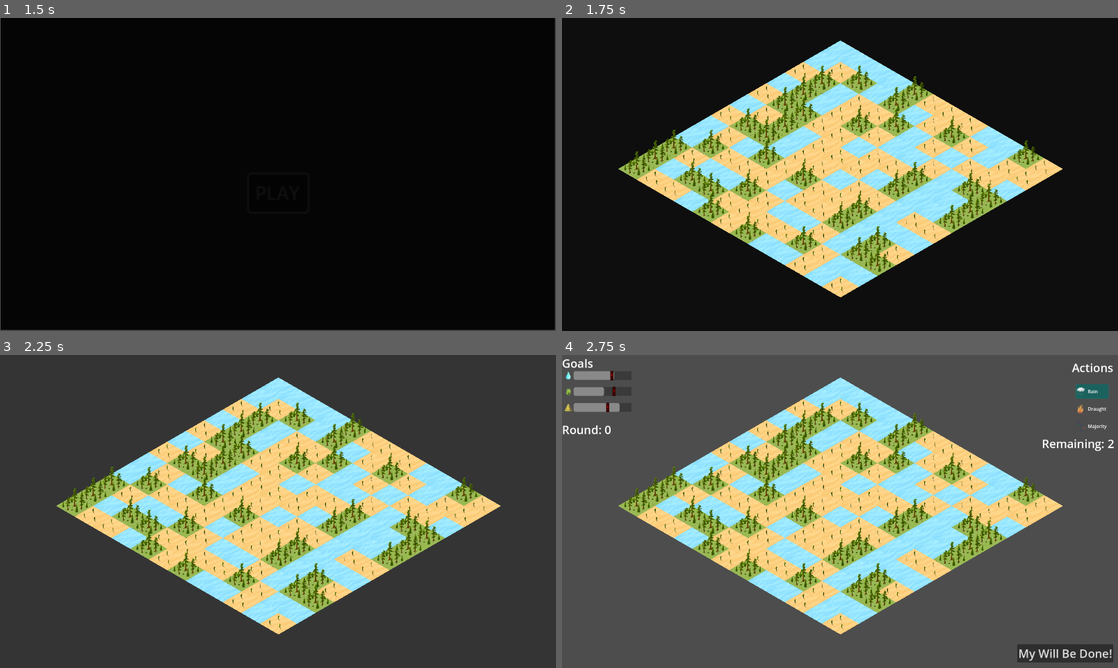
Above: before the commit, frames 1-4 (two rows, left to right).
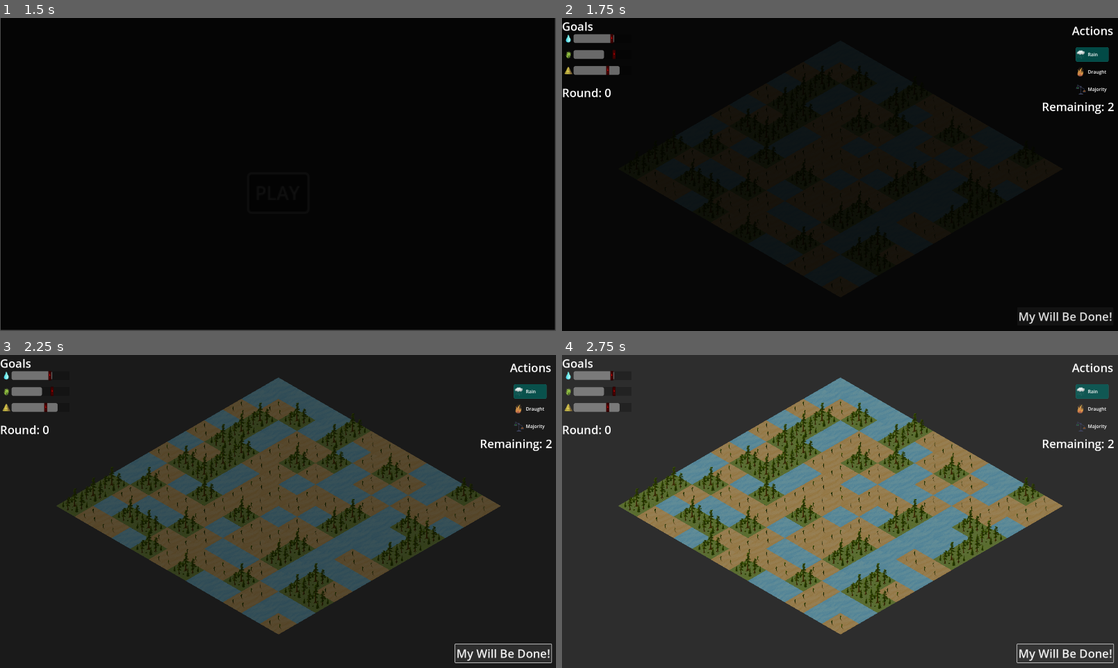
Above: after the commit, the same moments.

Repository: matouseek/game_jam_24
Game: Godot game, scene res://scenes/menu.tscn
Same seed, same stepped clock (60 frames per second), same inputs: the game is played once before the commit and once after it. The engine's default icon, where the game draws it, is replaced by a stand-in: a white triangle on a blue panel in a dark square.
Inputs (mouse positions are in pixels of both pictures, inside the frame that each line leads up to):
- Up to frame 1 (1.5 s): click "PLAY" at 0.5 s; click "PLAY" at 1.25 s
- Up to frame 2 (1.75 s): no input
- Up to frame 3 (2.25 s): click (505, 652) at 2 s, where only the run after the commit has a clickable "My Will Be Done!"
- Up to frame 4 (2.75 s): no input

Frame 1 is identical in both runs. In frame 2, 35% of the frame differs, in the area x 0-100%, y 1-98%; in frame 3, 99%, in the area x 0-100%, y 0-100%; in frame 4, 97%.

Commit message:
Audio and Menu done

Diff:
--- a/project.godot
+++ b/project.godot
@@ -20,6 +20,7 @@
 PS="*res://scripts/player_state.gd"
 HUD="*res://scenes/hud.tscn"
 G="*res://scripts/goals.gd"
+AS="*res://scenes/audio_settings.tscn"
 
 [display]
 
@@ -76,6 +77,11 @@
 , Object(InputEventKey,"resource_local_to_scene":false,"resource_name":"","device":-1,"window_id":0,"alt_pressed":false …(186 unchanged characters)…
 ]
 }
+settings={
+"deadzone": 0.5,
+"events": [Object(InputEventKey,"resource_local_to_scene":false,"resource_name":"","device":-1,"window_id":0,"alt_pressed":false,"shift_pressed":false,"ctrl_pressed":false,"meta_pressed":false,"pressed":false,"keycode":0,"physical_keycode":4194305,"key_label":0,"unicode":0,"location":0,"echo":false,"script":null)
+]
+}
 
 [rendering]
 
--- /dev/null
+++ b/scenes/audio_settings.tscn
@@ -0,0 +1,62 @@
+[gd_scene load_steps=2 format=3 uid="uid://cro6l6tjjo5d"]
+
+[ext_resource type="Script" path="res://scripts/audio_settings.gd" id="1_64tt8"]
+
+[node name="AudioSettings" type="CanvasLayer"]
+process_mode = 3
+visible = false
+script = ExtResource("1_64tt8")
+
+[node name="SFX" type="HSlider" parent="."]
+anchors_preset = -1
+anchor_left = 0.0833333
+anchor_top = 0.185185
+anchor_right = 0.25
+anchor_bottom = 0.203704
+offset_left = 41.0
+offset_right = 41.0
+grow_vertical = 2
+min_value = -80.0
+max_value = 24.0
+step = 0.1
+metadata/_edit_use_anchors_ = true
+
+[node name="Music" type="HSlider" parent="."]
+anchors_preset = -1
+anchor_left = 0.0833333
+anchor_top = 0.0925926
+anchor_right = 0.25
+anchor_bottom = 0.111111
+offset_left = 41.0
+offset_right = 41.0
+grow_horizontal = 2
+grow_vertical = 2
+min_value = -80.0
+max_value = 24.0
+step = 0.1
+metadata/_edit_use_anchors_ = true
+
+[node name="SFXLabel" type="Label" parent="."]
+anchors_preset = -1
+anchor_left = 0.0223958
+anchor_top = 0.087037
+anchor_right = 0.0666667
+anchor_bottom = 0.150926
+offset_right = -45.0
+offset_bottom = -46.0
+theme_override_font_sizes/font_size = 50
+text = "SFX"
+metadata/_edit_use_anchors_ = true
+
+[node name="MusicLabel" type="Label" parent="."]
+anchors_preset = -1
+anchor_left = 0.00260417
+anchor_top = 0.155556
+anchor_right = 0.0848958
+anchor_bottom = 0.219444
+theme_override_font_sizes/font_size = 50
+text = "MUSIC"
+metadata/_edit_use_anchors_ = true
+
+[connection signal="value_changed" from="SFX" to="." method="_on_sfx_value_changed"]
+[connection signal="value_changed" from="Music" to="." method="_on_music_value_changed"]
--- a/scenes/game.tscn
+++ b/scenes/game.tscn
@@ -7,6 +7,14 @@
 scale = Vector2(0.5, 0.5)
 script = ExtResource("1_bggsq")
 
+[node name="Environment" parent="." instance=ExtResource("2_p43xb")]
+visible = false
+
+[node name="Camera2D" type="Camera2D" parent="Environment"]
+position = Vector2(500, 3700)
+scale = Vector2(5, 5)
+zoom = Vector2(0.25, 0.25)
+
 [node name="ColorRect" type="ColorRect" parent="."]
 offset_left = -7178.0
 offset_top = -674.0
@@ -14,12 +22,5 @@
 offset_bottom = 8022.0
 color = Color(0, 0, 0, 1)
 
-[node name="Environment" parent="." instance=ExtResource("2_p43xb")]
-
-[node name="Camera2D" type="Camera2D" parent="Environment"]
-position = Vector2(500, 3700)
-scale = Vector2(5, 5)
-zoom = Vector2(0.25, 0.25)
-
 [node name="Timer" type="Timer" parent="."]
 wait_time = 3.0
--- a/scenes/menu.tscn
+++ b/scenes/menu.tscn
@@ -1,6 +1,6 @@
 [gd_scene load_steps=4 format=3 uid="uid://c4wq0engbvksj"]
 
-[ext_resource type="Script" path="res://scenes/menu.gd" id="1_4l1wm"]
+[ext_resource type="Script" path="res://scripts/menu.gd" id="1_4l1wm"]
 
 [sub_resource type="CanvasItemMaterial" id="CanvasItemMaterial_qrphs"]
 
--- /dev/null
+++ b/scripts/audio_settings.gd
@@ -0,0 +1,22 @@
+extends CanvasLayer
+
+var sfx = 0
+var music = 0
+# Called when the node enters the scene tree for the first time.
+func _ready() -> void:
+	$SFX.value = sfx
+	$Music.value = music
+
+func _input(event: InputEvent) -> void:
+	if (event.is_action_pressed("settings")):
+		visible = !visible
+		HUD.visible = !HUD.visible
+		get_tree().paused = !get_tree().paused
+
+
+func _on_sfx_value_changed(value: float) -> void:
+	sfx = value
+
+
+func _on_music_value_changed(value: float) -> void:
+	music = value
--- a/scripts/game_manager.gd
+++ b/scripts/game_manager.gd
@@ -10,26 +10,27 @@
 
 const ZOOM_FACTOR_MAX = 4
 const ZOOM_FACTOR_MIN = 0.125
-
 var zoom_factor = 0.25
+var sfx = 0
+var music = 0
 @onready var camera = $Environment/Camera2D
 
 func _ready() -> void:
 	HUD.do_will.connect(_on_will_done)
 	camera.zoom = Vector2(zoom_factor,zoom_factor)
 	var tween = get_tree().create_tween()
-	tween.tween_property($ColorRect, "color:a", 0,1)
+	tween.tween_property($ColorRect, "color:a", 0,2)
 	tween.tween_callback(anihilation)
+	HUD.visible = true
+	$Environment.visible = true
 
 func anihilation():
 	$ColorRect.visible = false
-	HUD.visible = true
 
 func _input(event: InputEvent) -> void:
 	if (event.is_action_pressed("zoom_in")):
 		zoom_factor = min(zoom_factor*ZOOM_COEF,ZOOM_FACTOR_MAX)
 		camera.zoom = Vector2(zoom_factor,zoom_factor)
-
 	if (event.is_action_pressed("zoom_out")):
 		zoom_factor = max(zoom_factor/ZOOM_COEF,ZOOM_FACTOR_MIN)
 		camera.zoom = Vector2(zoom_factor,zoom_factor)
Renamed: scenes/menu.gd -> scripts/menu.gd
